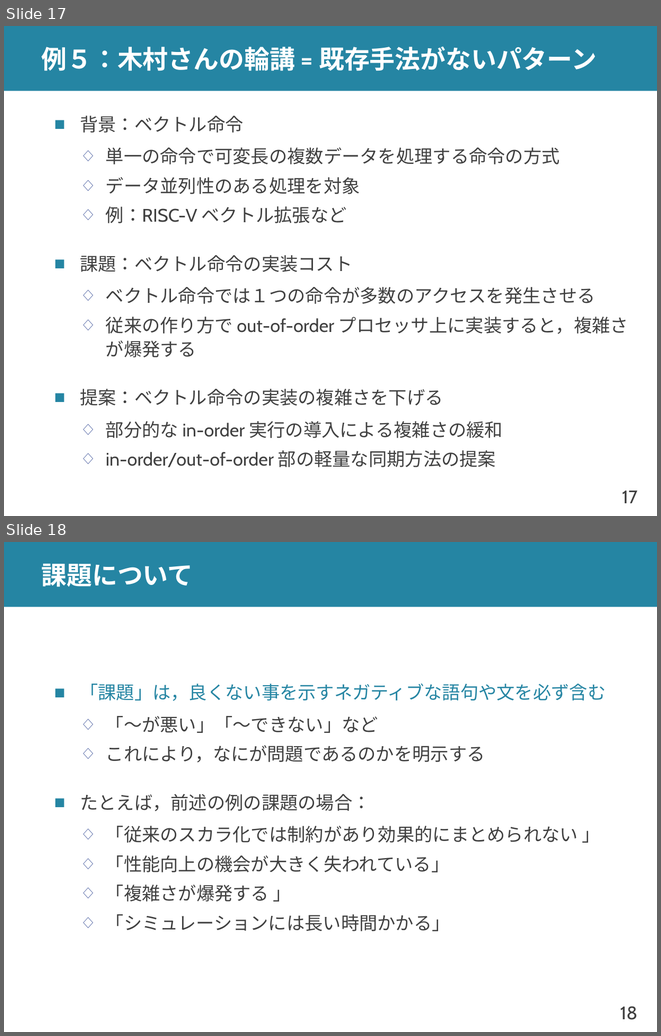
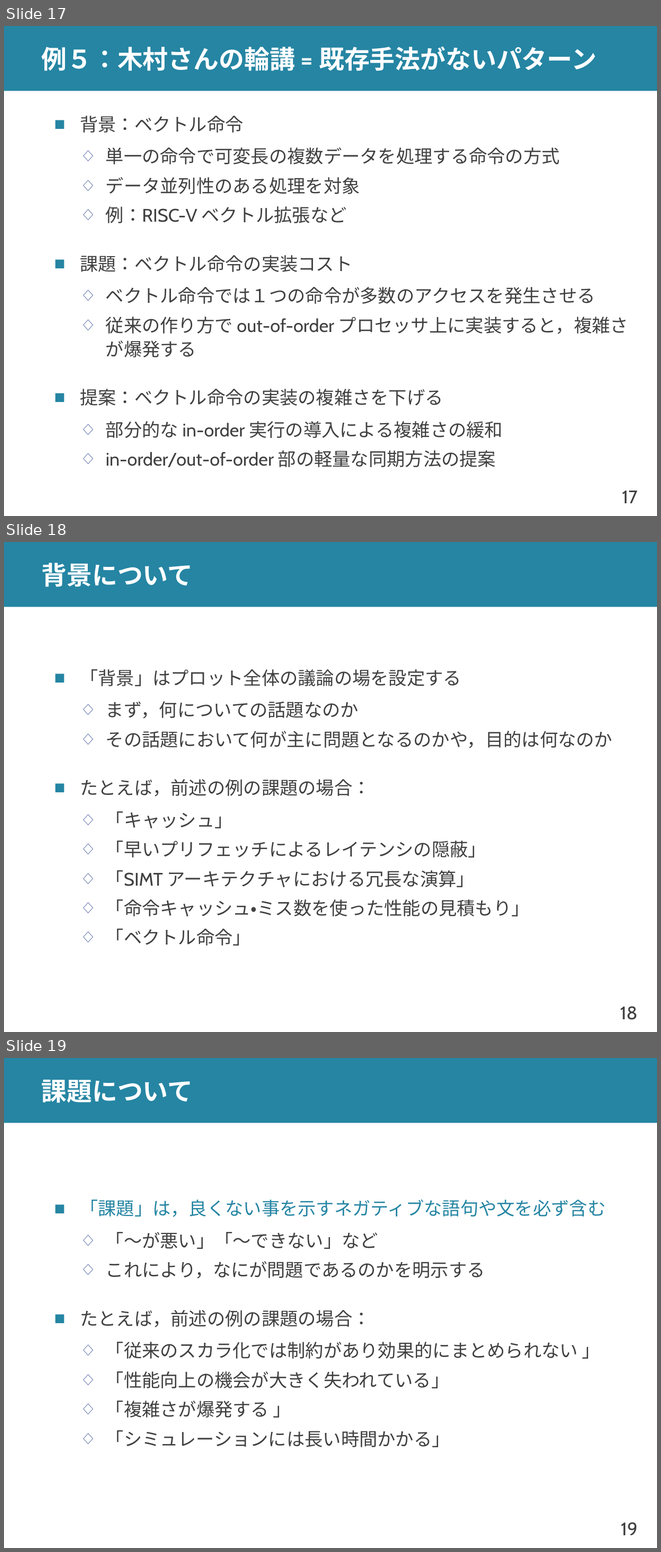
Before and after one commit to shioya-lab/how-to, a slide deck: plot.pptx. Shown one above the other, each under a label of ours: slides 17 and 18 before the commit, slides 17, 18 and 19 after it. The pictures are 661x1036 and 661x1552 pixels, drawn with LibreOffice and Linux fonts; fonts in the diff are those of the drawing. Boxes give left, top, right and bottom in pixels: in the first picture for what was removed or moved away, otherwise in the second. Text is boxed around its words. In the diff, an @@ line names an element or a change of style, - is before the commit and + after.

Commit message:
plot を v12 に
背景について加筆

```diff
--- a/plot.pptx
+++ b/plot.pptx
@@ slide 18 added at [4, 542, 657, 1032], background #FFFFFF; not listed: 2 template elements that a slide beside it also shows @@
@@ title added at [42, 563, 193, 587], 28 pt, text #FFFFFF, bold @@
+背景について
@@ text added at [80, 669, 612, 945], 20 pt, text #404040 @@
+■ 「背景」はプロット全体の議論の場を設定する
+  ◇ まず，何についての話題なのか
+  ◇ その話題において何が主に問題となるのかや，目的は何なのか
+■ たとえば，前述の例の課題の場合：
+  ◇ 「キャッシュ」
+  ◇ 「早いプリフェッチによるレイテンシの隠蔽」
+  ◇ 「SIMT アーキテクチャにおける冗長な演算」
+  ◇ 「命令キャッシュ・ミス数を使った性能の見積もり」
+  ◇ 「ベクトル命令」
@@ what was slide 18 is now slide 19 @@
@@ page number at [621, 1522, 638, 1535]: text changed @@
-18
+19
```
Also in this commit, not shown: 3 slides changed, 1 other file.
